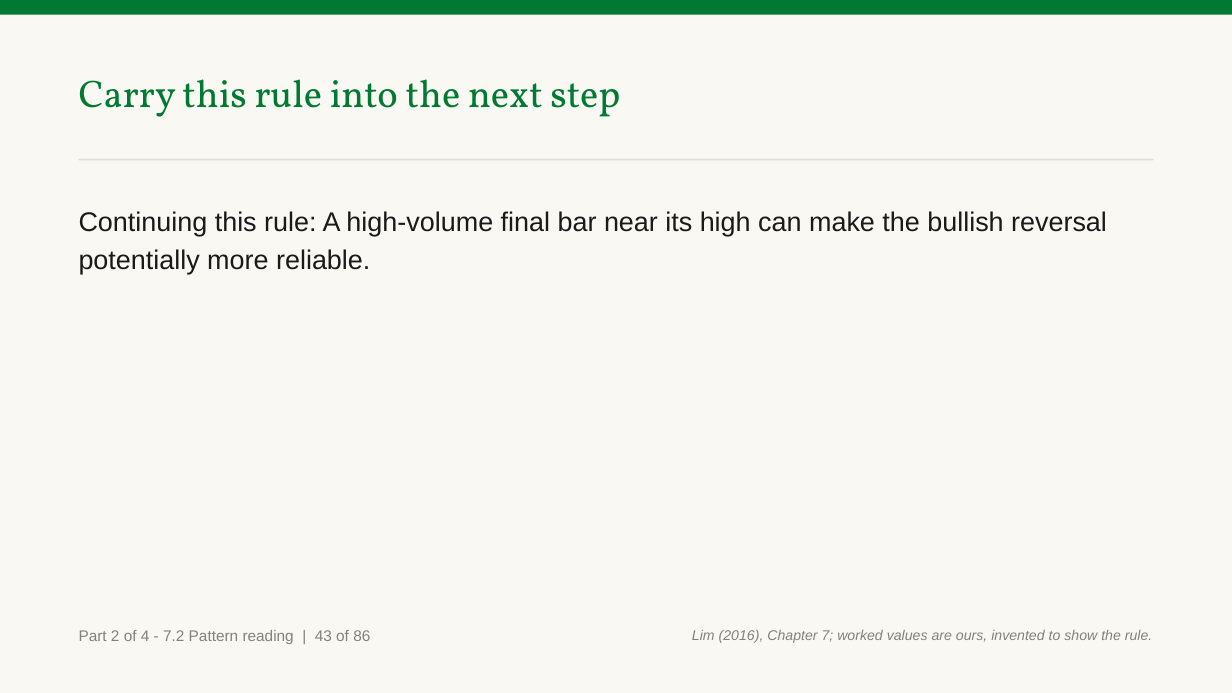
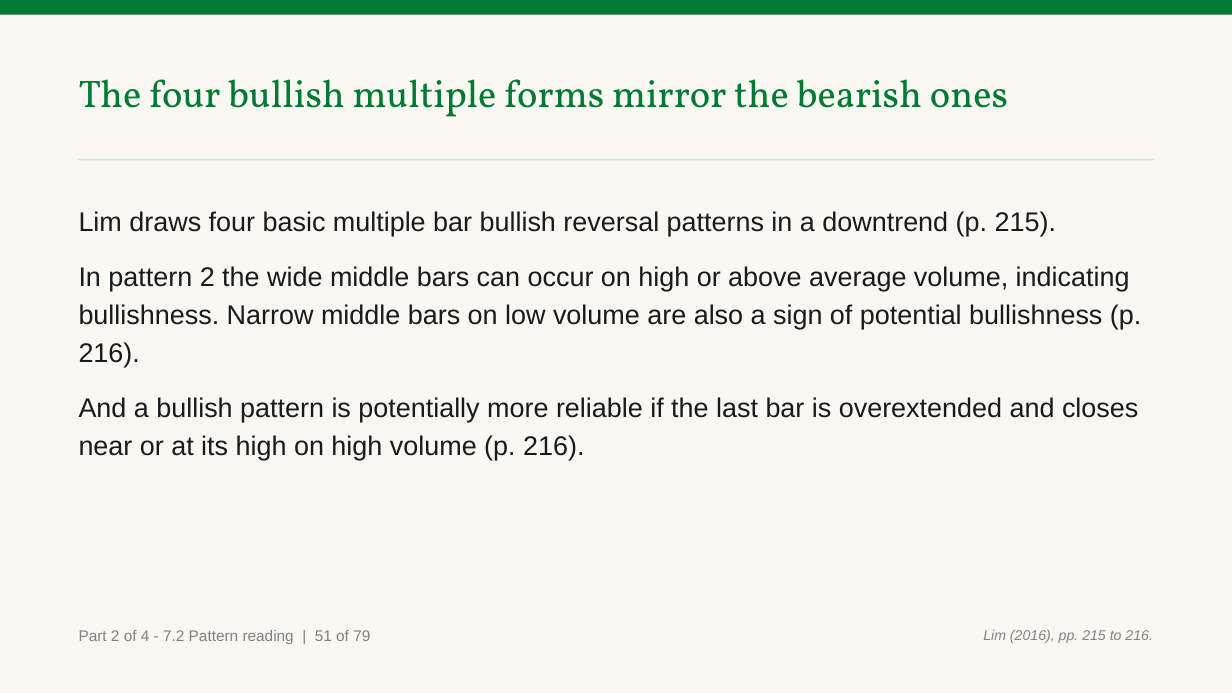
Before and after one commit to benjiesotelo-sudo/Telos_FIN1209, a slide deck: slide 94 of chapter-07/FIN1209-Chapter-07.pptx (slide 82 before the commit). Drawn at 1232x693 pixels with LibreOffice and Linux fonts; fonts in the diff are those of the drawing. Boxes give left, top, right and bottom in pixels: in the first picture for what was removed or moved away, otherwise in the second. Text is boxed around its words. In the diff, an @@ line names an element or a change of style, - is before the commit and + after.

Commit message:
feat(ch7): rebuild Part 2 as written slides, rebased onto the Part 1 rework (#47)
Rebased onto main e008182 as one commit; the previous branch history
(210bbcf to b8488bb) is kept on backup/fm-fin1209-ch7-p2-b8488bb.
Parts 1, 3 and 4 and every non-Part 2 chart are unchanged from main.

Part 2 (section 7.2) is written slide by slide: every single, double,
triple and multiple bar form of Figures 7.4 to 7.11 on its own slide with
the book's one drawing beside an invented chart, both continuation
patterns, the 16 characteristics recalled from Chapter 5, Figure 7.13 and
barrier proximity, with a check after each group.

Read 3 fixes: Figure 7.5 overview and Figure 7.8 form 3 crops keep Lim's
labels whole (a white display mask covers form 2's arrow, which no
straight cut can exclude); bullish multiple form 1's red box holds only
the narrow bars; Part 2 charts with no volume say "Prices are invented
for teaching." Figure 7.11 is 975 x 720 after its re-extraction.

```diff
--- a/chapter-07/FIN1209-Chapter-07.pptx
+++ b/chapter-07/FIN1209-Chapter-07.pptx
@@ text at [79, 79, 1008, 117]: text changed @@
-Carry this rule into the next step
+The four bullish multiple forms mirror the bearish ones
@@ text at [79, 211, 1141, 460]: text changed @@
-Continuing this rule: A high-volume final bar near its high can make the bullish reversal potentially more reliable.
+Lim draws four basic multiple bar bullish reversal patterns in a downtrend (p. 215).
+In pattern 2 the wide middle bars can occur on high or above average volume, indicating bullishness. Narrow middle bars on low volume are also a sign of potential bullishness (p. 216).
+And a bullish pattern is potentially more reliable if the last bar is overextended and closes near or at its high on high volume (p. 216).
@@ text at [79, 630, 370, 644]: text changed @@
-Part 2 of 4 - 7.2 Pattern reading | 43 of 86
+Part 2 of 4 - 7.2 Pattern reading | 51 of 79
@@ text at [983, 630, 1153, 643]: text changed @@
-Lim (2016), Chapter 7; worked values are ours, invented to show the rule.
+Lim (2016), pp. 215 to 216.
```
Also in this commit, not shown: 106 other slides changed, 63 slides added, 64 slides removed, 6 other files.
